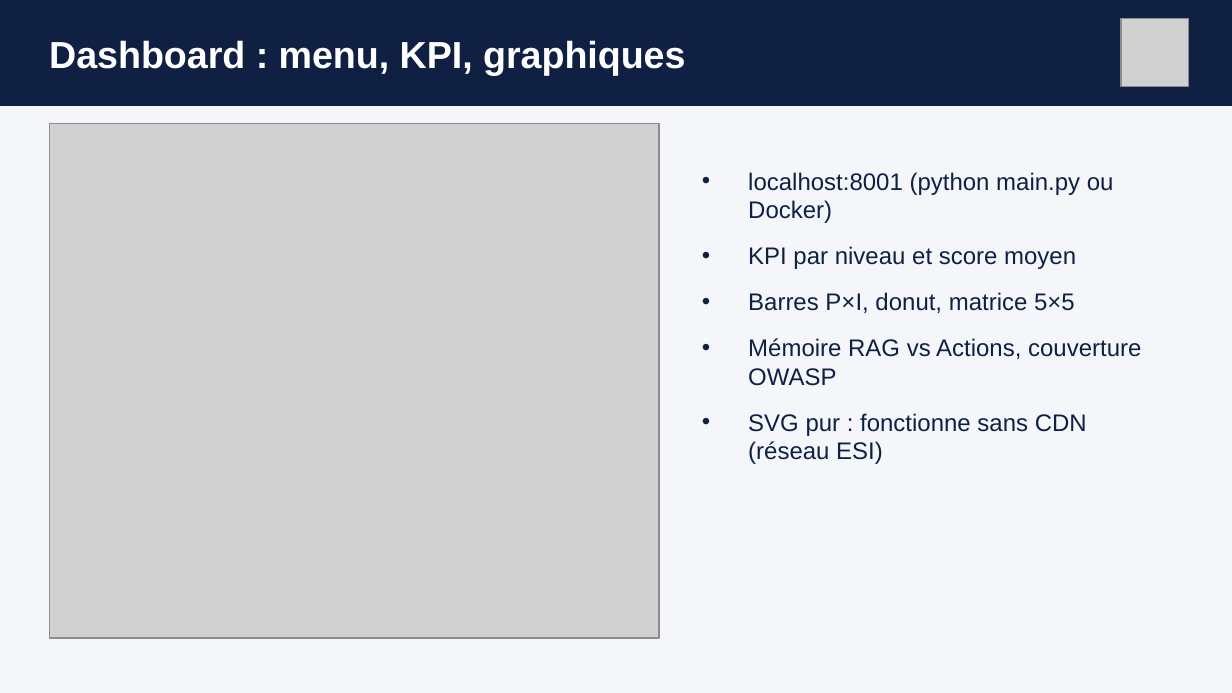
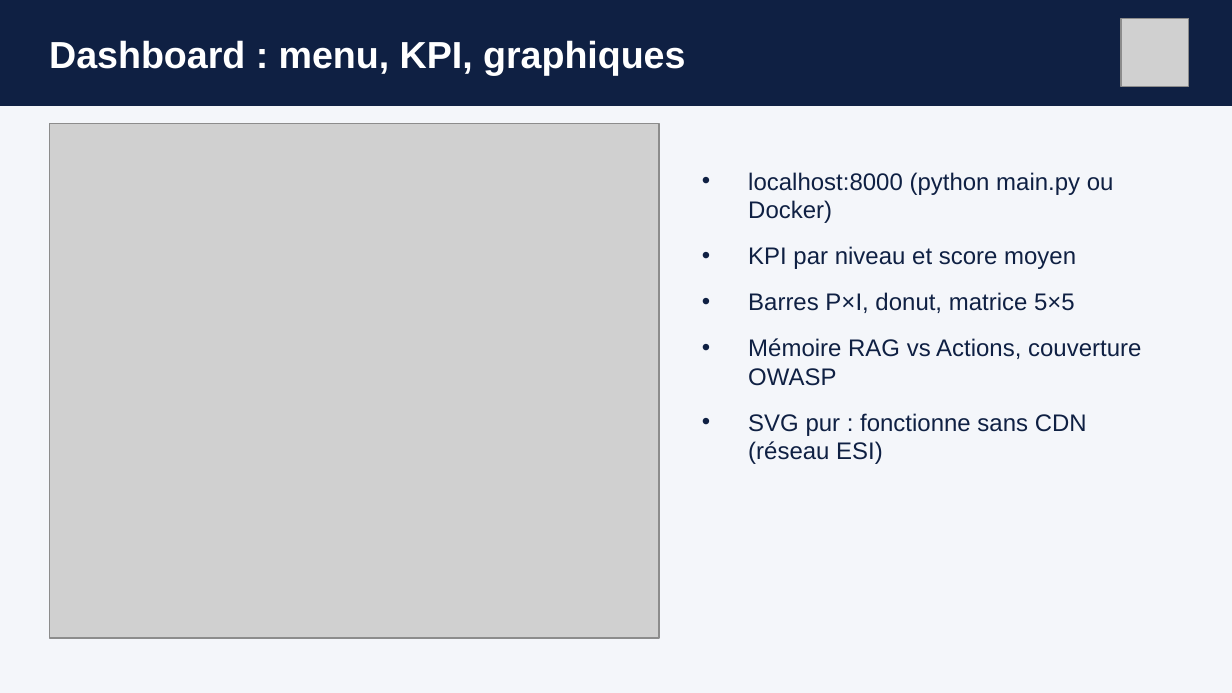
Before and after one commit to kamalelafoui/AI_projet_jour26, a slide deck: slide 7 of docs/Presentation_j26_Threat_Modeling.pptx. Drawn at 1232x693 pixels with LibreOffice and Linux fonts; fonts in the diff are those of the drawing; grey boxes stand for pictures. Boxes give left, top, right and bottom in pixels: in the first picture for what was removed or moved away, otherwise in the second. Text is boxed around its words. In the diff, an @@ line names an element or a change of style, - is before the commit and + after.

```diff
--- a/docs/Presentation_j26_Threat_Modeling.pptx
+++ b/docs/Presentation_j26_Threat_Modeling.pptx
@@ text at <box>748,172,1114,223</box>: text changed @@
-• localhost:8001 (python main.py ou Docker)
+• localhost:8000 (python main.py ou Docker)
```
Also in this commit, not shown: 1 other slide changed, 6 other files.
